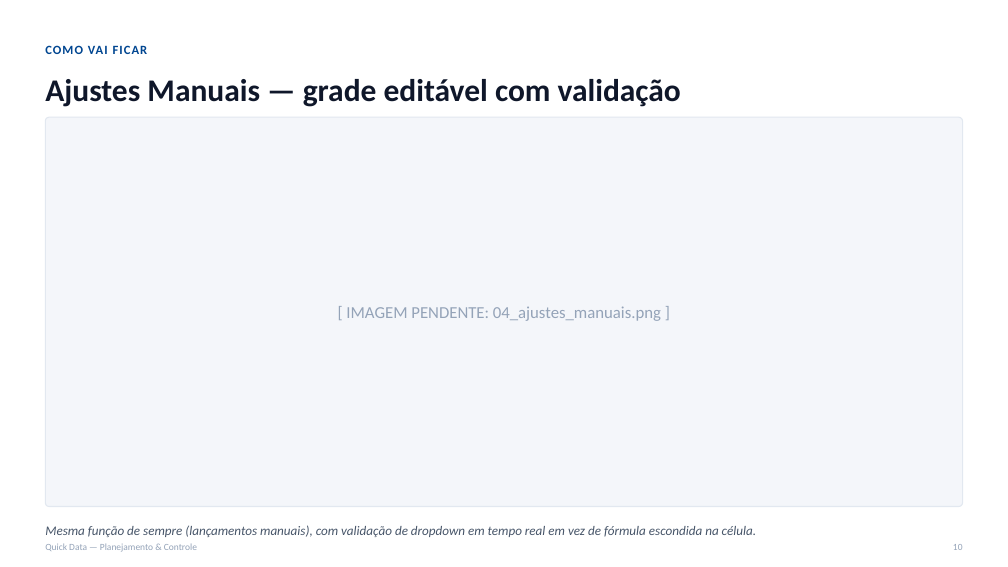
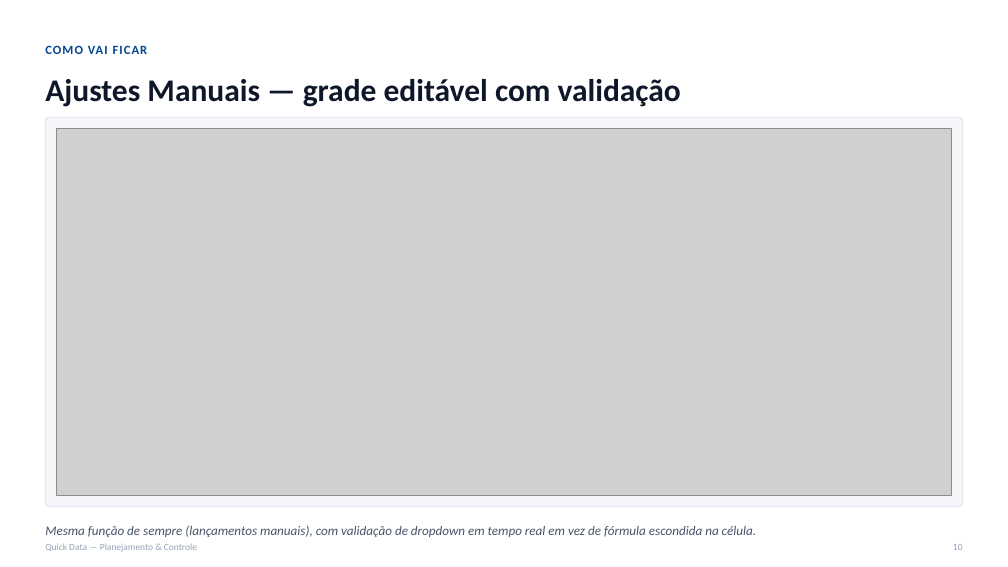
Before and after one commit to Guilhermekek/Quick_Data, a slide deck: slide 10 of docs/apresentacao/Quick_Data_Apresentacao.pptx. Drawn at 1008x567 pixels with LibreOffice and Linux fonts; fonts in the diff are those of the drawing; grey boxes stand for pictures. Boxes give left, top, right and bottom in pixels: in the first picture for what was removed or moved away, otherwise in the second. Text is boxed around its words. In the diff, an @@ line names an element or a change of style, - is before the commit and + after.

```diff
--- a/docs/apresentacao/Quick_Data_Apresentacao.pptx
+++ b/docs/apresentacao/Quick_Data_Apresentacao.pptx
@@ picture added at bbox=[57, 129, 951, 495] @@
@@ text removed at bbox=[346, 306, 661, 321] @@
-[ IMAGEM PENDENTE: 04_ajustes_manuais.png ]
```
Also in this commit, not shown: 4 other slides changed, 9 other files.
